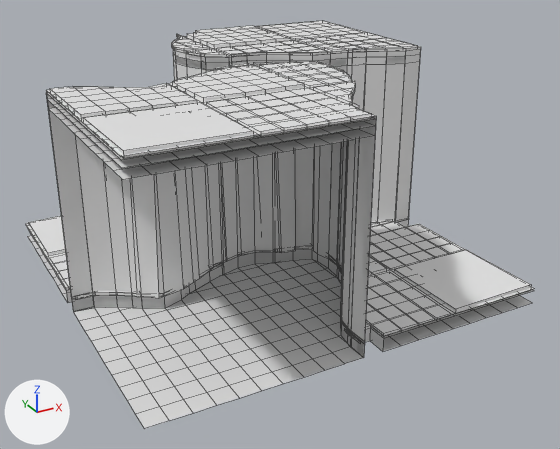
Two versions of the FBX model Assets/Data/Level/Biomes/AbyssalRuins/Models/K_Cliff_D.fbx, one commit apart.
Camera for both pictures: a 50 mm lens placed at (-4.24, -8.33, 4.51), pointed at (0.11, -0.4, 0.55). Lighting does not change. The marker at lower left points along +X, +Y and +Z. The picture after the commit comes second. Mesh edges are drawn as thin lines. Where no turn or scale is listed for an object, it has been applied to the vertices.

Names of what the first picture shows: 'K_Cliff_D', 'K_Cliff_D_ColCliff7', 'K_Cliff_D_ColGround0', 'K_Cliff_D_ColGround7'.
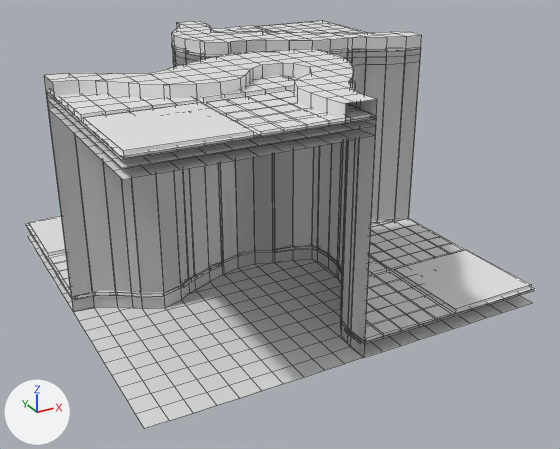
The change, as a diff of the scene's bpy script:
```diff
--- a/Assets/Data/Level/Biomes/AbyssalRuins/Models/K_Cliff_D.fbx.py
+++ b/Assets/Data/Level/Biomes/AbyssalRuins/Models/K_Cliff_D.fbx.py
@@ me_k_cliff_d_colground0 @@
 # used by ob_k_cliff_d_colground0; location = (0.0, 0.0, 0.0)
 # verts and faces of me_k_cliff_d_colground0; kept vertices keep their numbers, new ones are numbered from 538
 # before: 106 (-2.25, 0.25, 0.0), 107 (-2.5, 0.25, 0.0) at pixel (65, 288), 127 (-2.25, 0.0, 0.0), 128 (-2.5, 0.0, 0.0) at pixel (71, 297), 284 (-2.5, 0.25, -0.2) at pixel (67, 302)
 # before: 285 (-2.25, 0.25, -0.2), 290 (-2.25, 0.0, -0.2) at pixel (93, 306), 301 (-2.5, 0.0, -0.2) at pixel (73, 311)
 # before: 151 (2.25, 0.0, 0.0) at pixel (394, 220), 152 (2.5, 0.0, 0.0) at pixel (408, 217), 171 (2.25, -0.25, 0.0) at pixel (405, 226), 172 (2.5, -0.25, 0.0) at pixel (419, 223), 299 (2.25, 0.0, -0.2)
 # before: 300 (2.5, 0.0, -0.2), 312 (2.25, -0.25, -0.2), 317 (2.5, -0.25, -0.2)
 # before: 246 (0.0, -2.25, 0.0) at pixel (351, 331), 248 (0.25, -2.25, 0.0) at pixel (370, 325), 258 (0.0, -2.5, 0.0) at pixel (364, 341), 259 (0.25, -2.5, 0.0) at pixel (383, 335), 329 (0.0, -2.25, -0.2) at pixel (351, 346)
 # before: 330 (0.25, -2.25, -0.2) at pixel (369, 340), 331 (0.0, -2.5, -0.2) at pixel (363, 357), 332 (0.25, -2.5, -0.2) at pixel (382, 351)
-me_k_cliff_d_colground0.from_pydata(...)  # 538 vertices, 500 faces; spans x -2.5..2.5, y -2.5..2.5, z -0.2..0.0
+me_k_cliff_d_colground0.from_pydata(...)  # 538 vertices, 497 faces; spans x -2.5..2.5, y -2.5..2.5, z -0.2..0.0
+# me_k_cliff_d_colground0 part 1
+delete_faces([(106, 107, 284, 285), (106, 285, 290, 127), (127, 290, 301, 128)])
+faces += [(106, 107, 128, 127), (284, 285, 290, 301)]
+# me_k_cliff_d_colground0 part 2
+delete_faces([(151, 171, 312, 299), (151, 299, 300, 152), (171, 172, 317, 312)])
+faces += [(151, 171, 172, 152), (299, 300, 317, 312)]
+# me_k_cliff_d_colground0 part 3
+delete_faces([(246, 258, 331, 329), (246, 329, 330, 248), (248, 330, 332, 259)])
+faces += [(246, 258, 259, 248), (329, 330, 332, 331)]
@@ me_k_cliff_d @@
 # used by ob_k_cliff_d; location = (0.0, 0.0, 0.0)
-me_k_cliff_d.from_pydata(...)  # 1550 vertices, 1234 faces; spans x -2.5..2.5, y -2.5..2.5, z -0.03..2.54
+me_k_cliff_d.from_pydata(...)  # 1735 vertices, 1471 faces; spans x -2.5..2.5, y -2.5..2.5, z -0.03..2.66
+# me_k_cliff_d part 4: 1 vertex removed from x 0.27, y 2.23, z 2.47; 237 vertices added at x -2.5..2.5, y -2.5..2.5, z 2.47..2.66
+# me_k_cliff_d part 5: 54 vertices removed from x -2.25..2.26, y -2.23..2.25, z -0.03; 3 vertices added at x -2.46..2.46, y -2.46..0.03, z -0.03
 me_k_cliff_d.materials.append(mat_joint)
```

Pixel boxes [x1, y1, x2, y2] of what changed, in the pictures (560 x 449 px; the box of a moved part takes in the faces that stretch with it):
'K_Cliff_D', reshaped: before [26, 21, 534, 343]; after [26, 21, 534, 344]
part 1 of me_k_cliff_d_colground0, moved or reshaped: before [66, 288, 72, 303]; after [66, 288, 73, 311]
part 2 of me_k_cliff_d_colground0, moved or reshaped: before [396, 218, 408, 227]; after [396, 218, 419, 224]
part 3 of me_k_cliff_d_colground0, moved or reshaped: before [365, 325, 384, 351]; after [364, 334, 383, 357]
part 4 of me_k_cliff_d, built on: after [44, 21, 422, 124]
part 5 of me_k_cliff_d, cut back: before [133, 49, 421, 341]; after [365, 334, 382, 342]
